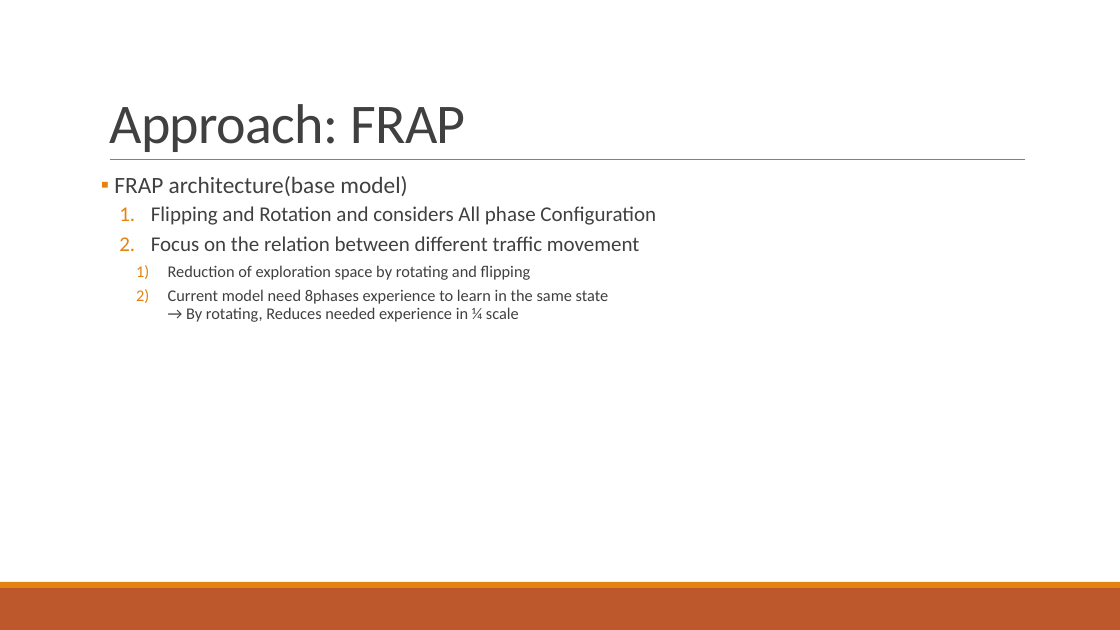
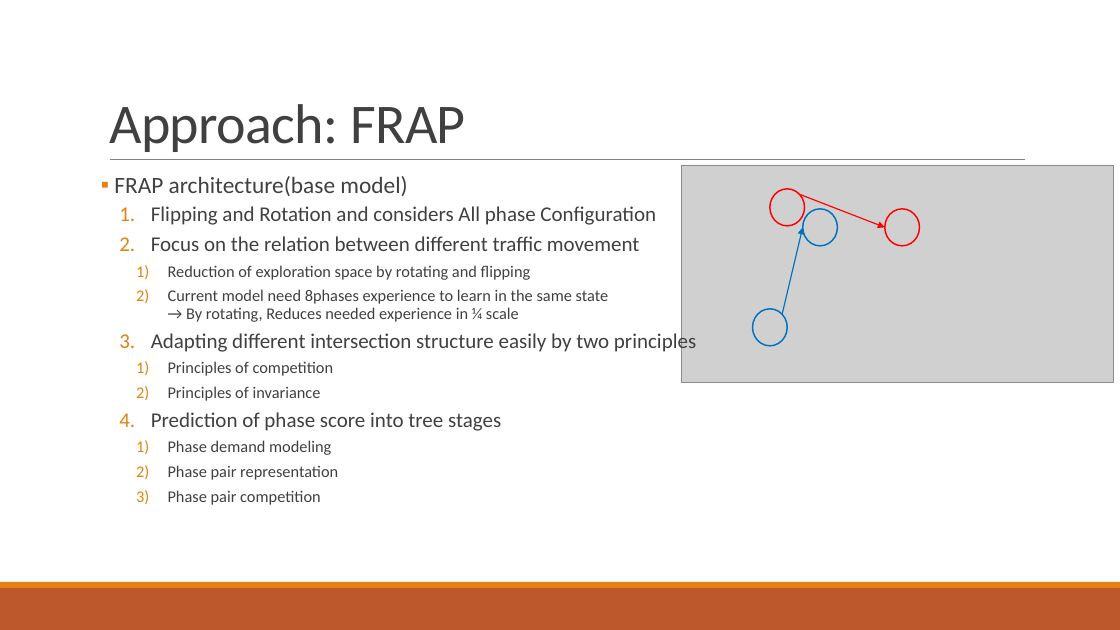
Before and after one commit to 3neutronstar/traffic-optimization_RL, a slide deck: slide 24 of 1st_Seminar(강민수).pptx. Drawn at 1120x630 pixels with LibreOffice and Linux fonts; fonts in the diff are those of the drawing; grey boxes stand for pictures. Boxes give left, top, right and bottom in pixels: in the first picture for what was removed or moved away, otherwise in the second. Text is boxed around its words. In the diff, an @@ line names an element or a change of style, - is before the commit and + after.

Commit message:
seminar FRAP

```diff
--- a/1st_Seminar(강민수).pptx
+++ b/1st_Seminar(강민수).pptx
@@ picture added at (x1=681, y1=165, x2=1114, y2=382) @@
@@ ellipse added at (x1=770, y1=189, x2=805, y2=226), outline #FF0000 1.25 pt @@
@@ arrow added from (800, 194) to (885, 228), #FF0000 1 pt @@
@@ ellipse added at (x1=803, y1=209, x2=838, y2=246), outline #0070C0 1.25 pt @@
@@ ellipse added at (x1=885, y1=209, x2=919, y2=246), outline #FF0000 1.25 pt @@
@@ arrow added from (782, 314) to (803, 228), #0070C0 1 pt @@
@@ ellipse added at (x1=753, y1=309, x2=787, y2=346), outline #0070C0 1.25 pt @@
@@ text at (x1=151, y1=330, x2=696, y2=505): paragraphs added @@
+  3. Adapting different intersection structure easily by two principles
+    1) Principles of competition
+    2) Principles of invariance
+  4. Prediction of phase score into tree stages
+    1) Phase demand modeling
+    2) Phase pair representation
+    3) Phase pair competition
```
Also in this commit, not shown: 2 other slides changed, 1 slide added.
